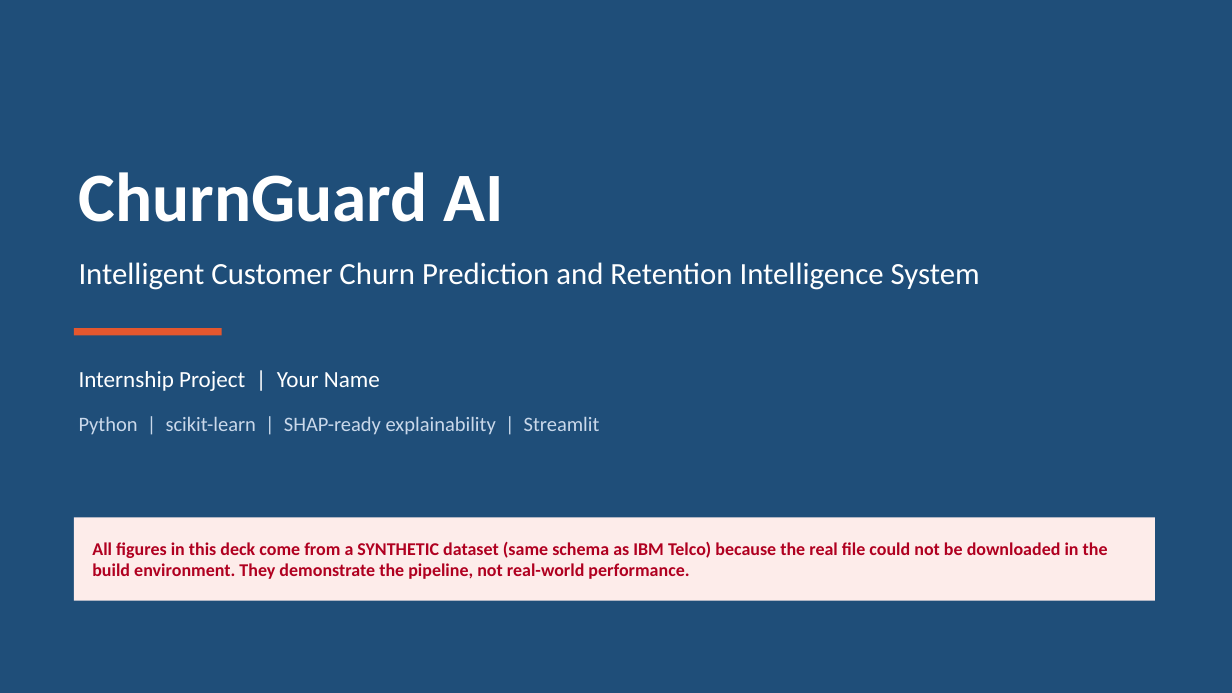
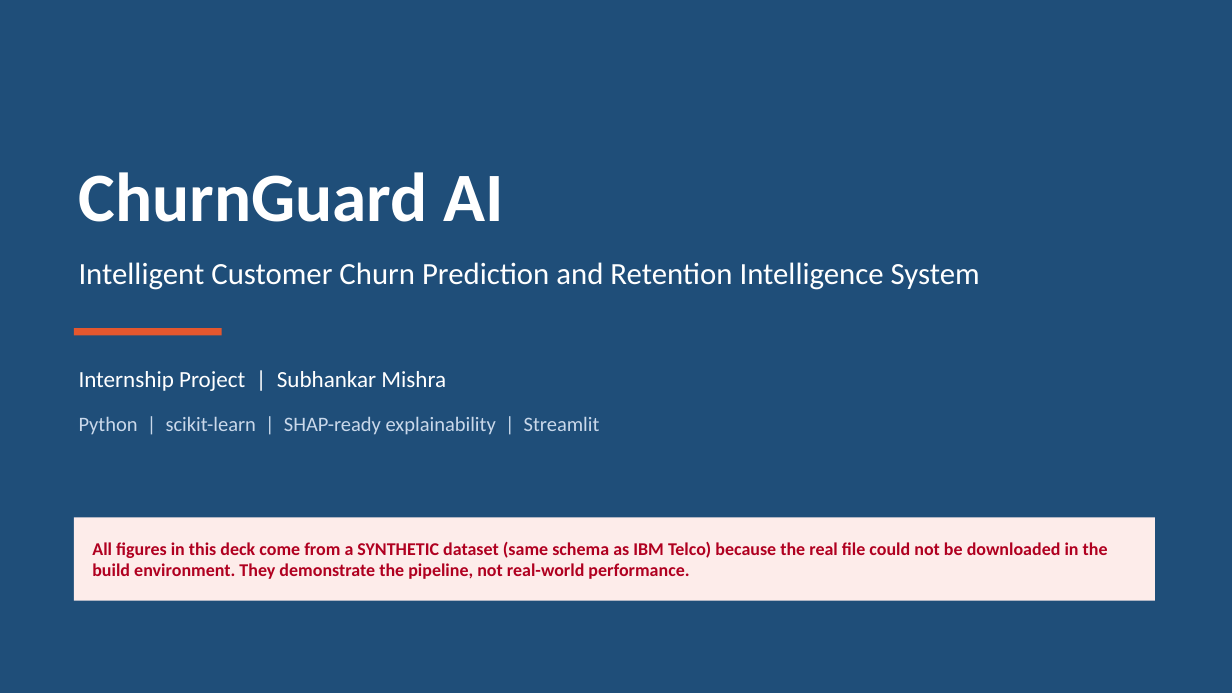
Before and after one commit to SubhankarMishra5/churn-guard-ai, a slide deck: slide 1 of reports/ChurnGuard_AI_Presentation.pptx. Drawn at 1232x693 pixels with LibreOffice and Linux fonts; fonts in the diff are those of the drawing. Boxes give left, top, right and bottom in pixels: in the first picture for what was removed or moved away, otherwise in the second. Text is boxed around its words. In the diff, an @@ line names an element or a change of style, - is before the commit and + after.

```diff
--- a/reports/ChurnGuard_AI_Presentation.pptx
+++ b/reports/ChurnGuard_AI_Presentation.pptx
@@ text at box(79, 371, 446, 391): text changed @@
-Internship Project | Your Name
+Internship Project | Subhankar Mishra
```
Also in this commit, not shown: 1 other slide changed, 2 other files.
